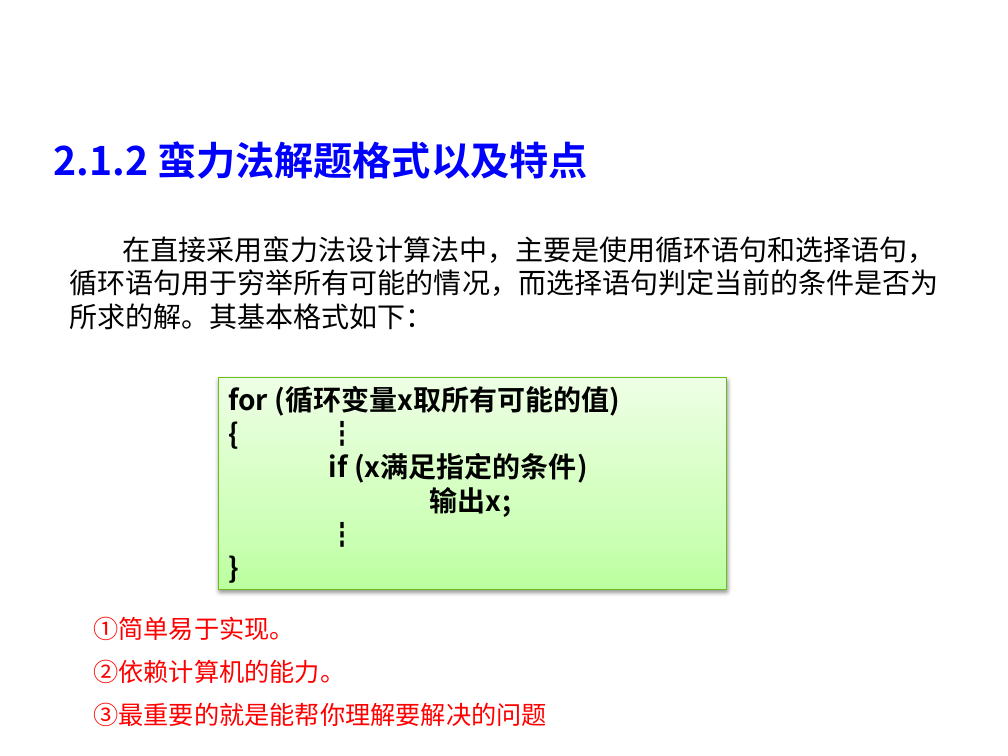
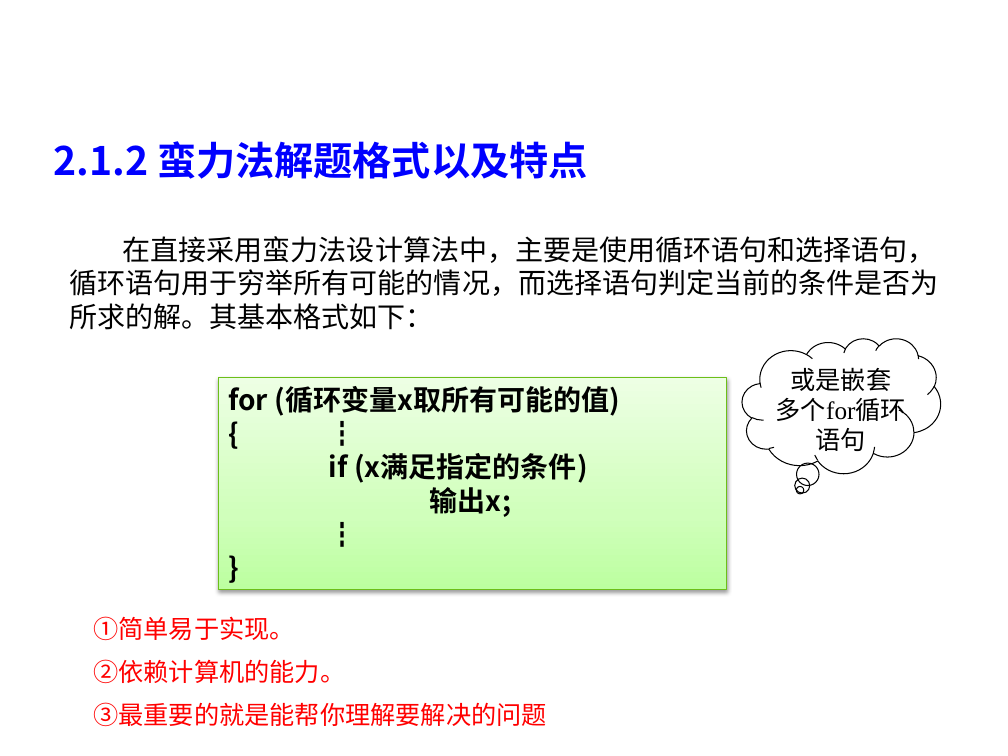
Before and after one commit to liutongling/DP, a slide deck: slide 22 of file/第2章 蛮力法.pptx. Drawn at 1008x756 pixels with LibreOffice and Linux fonts; fonts in the diff are those of the drawing; background and template pictures are left out. Boxes give left, top, right and bottom in pixels: in the first picture for what was removed or moved away, otherwise in the second. Text is boxed around its words. In the diff, an @@ line names an element or a change of style, - is before the commit and + after.

Commit message:
修改完成

```diff
--- a/file/第2章 蛮力法.pptx
+++ b/file/第2章 蛮力法.pptx
@@ thought cloud added at [742, 339, 940, 474], outline #000000 0.75 pt @@
@@ text added at [776, 367, 906, 451], 18 pt, text #000000 @@
+或是嵌套
+多个for循环
+语句
```
